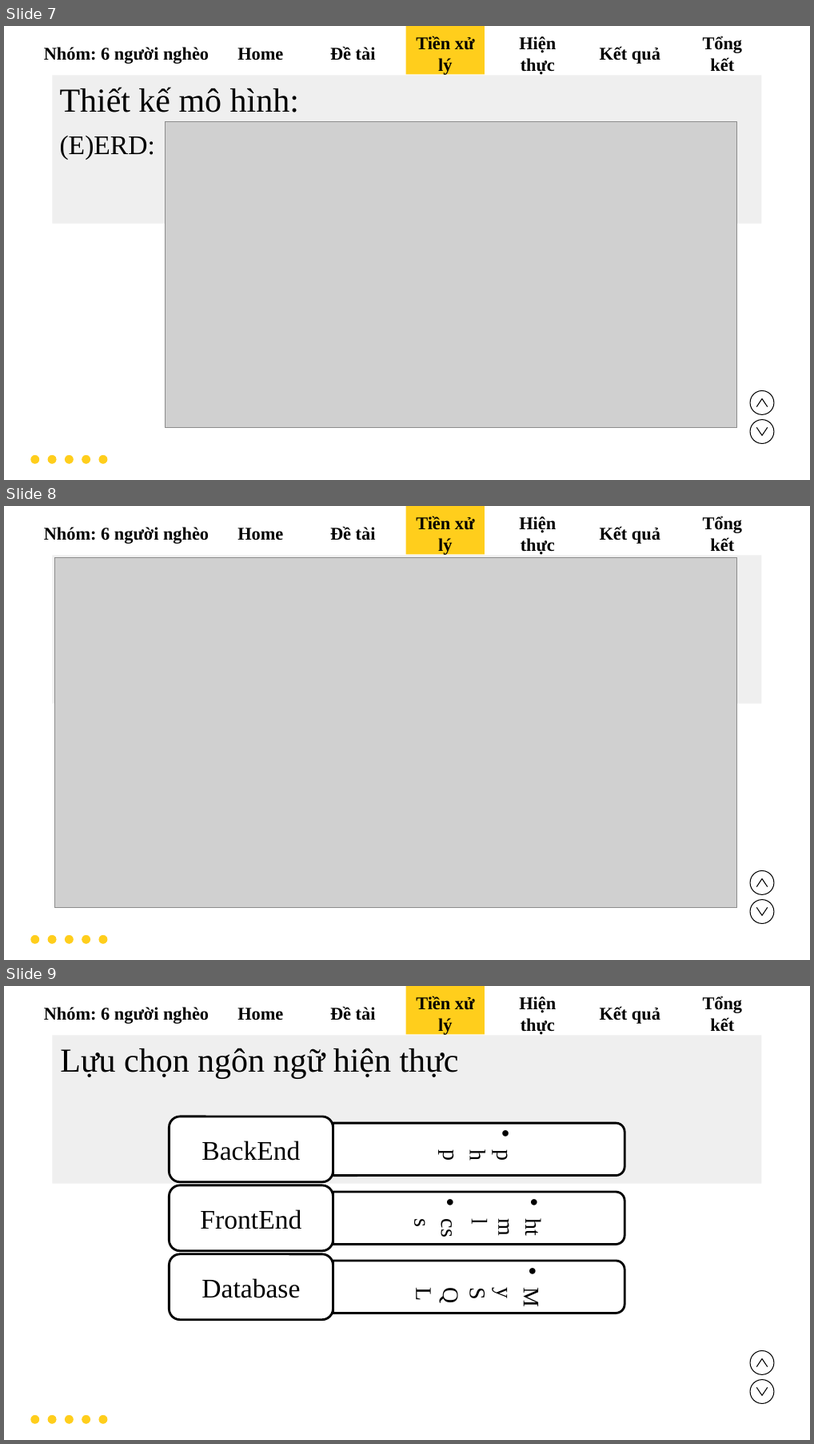
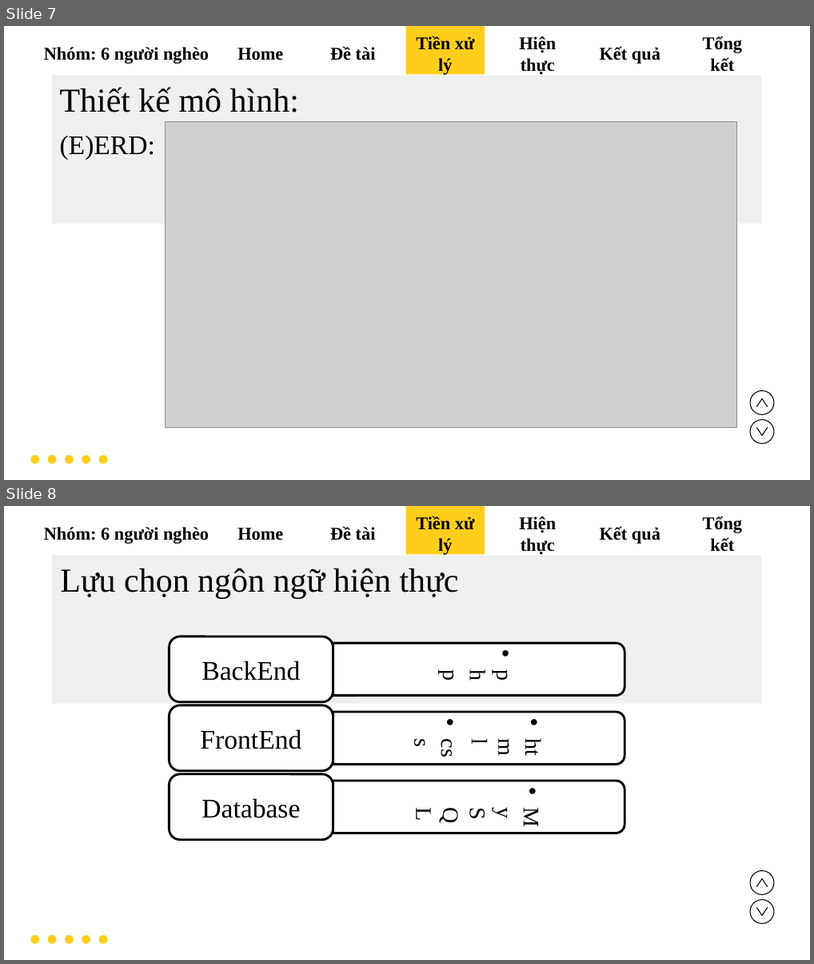
Before and after one commit to TanThNguyen/LTNC_2024, a slide deck: presentation.pptx. Shown one above the other, each under a label of ours: slides 7, 8 and 9 before the commit, slides 7 and 8 after it. The pictures are 814x1444 and 814x964 pixels, drawn with LibreOffice and Linux fonts; fonts in the diff are those of the drawing; grey boxes stand for pictures. Boxes give left, top, right and bottom in pixels: in the first picture for what was removed or moved away, otherwise in the second. Text is boxed around its words. In the diff, an @@ line names an element or a change of style, - is before the commit and + after.

```diff
--- a/presentation.pptx
+++ b/presentation.pptx
@@ slide 8 removed at <box>4,506,810,960</box>, background #FFFFFF; not listed: 6 template elements that a slide beside it also shows @@
@@ subtitle removed at <box>44,527,209,544</box> @@
-Nhóm: 6 người nghèo
@@ text removed at <box>238,528,283,540</box> @@
-Home
@@ text removed at <box>330,526,376,540</box> @@
-Đề tài
@@ rectangle removed at <box>406,506,486,554</box> @@
@@ text removed at <box>416,516,475,555</box> @@
-Tiền xử lý
@@ text removed at <box>519,516,556,555</box> @@
-Hiện thực
@@ text removed at <box>600,526,661,544</box> @@
-Kết quả
@@ text removed at <box>703,516,743,552</box> @@
-Tổng kết
@@ picture removed at <box>55,558,738,907</box> @@
@@ rounded rectangle removed at <box>750,871,775,895</box> @@
@@ chevron removed at <box>758,878,768,886</box> @@
@@ rounded rectangle removed at <box>750,900,775,924</box> @@
@@ chevron removed at <box>758,907,768,916</box> @@
@@ what was slide 9 is now slide 8 @@
```
Also in this commit, not shown: 3 slides changed, 2 other files.
